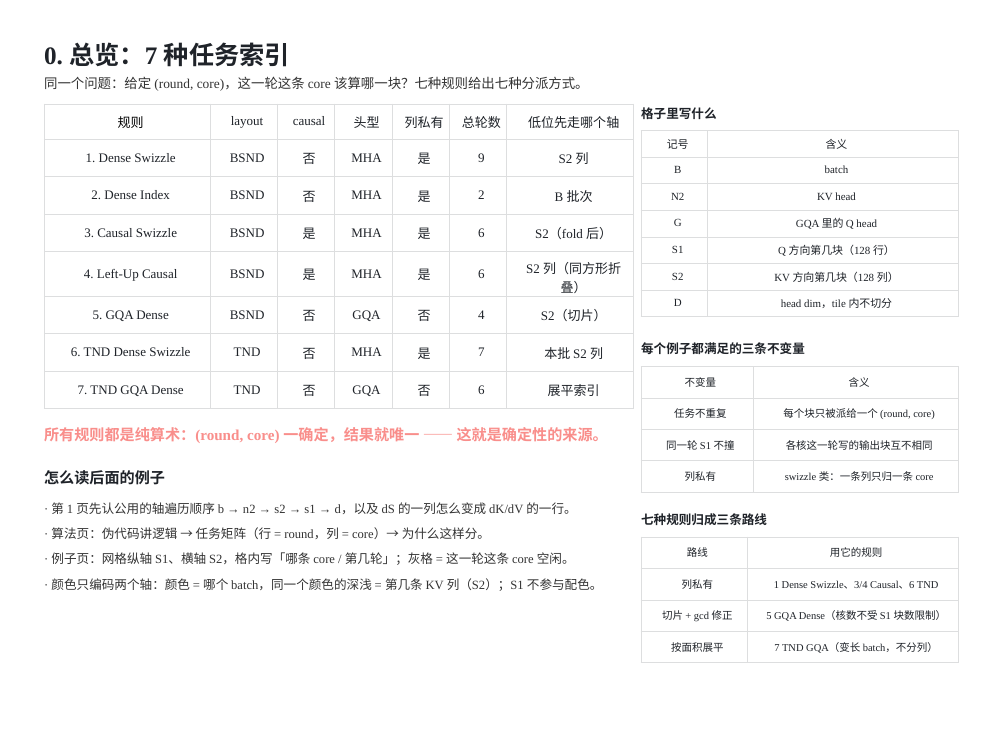
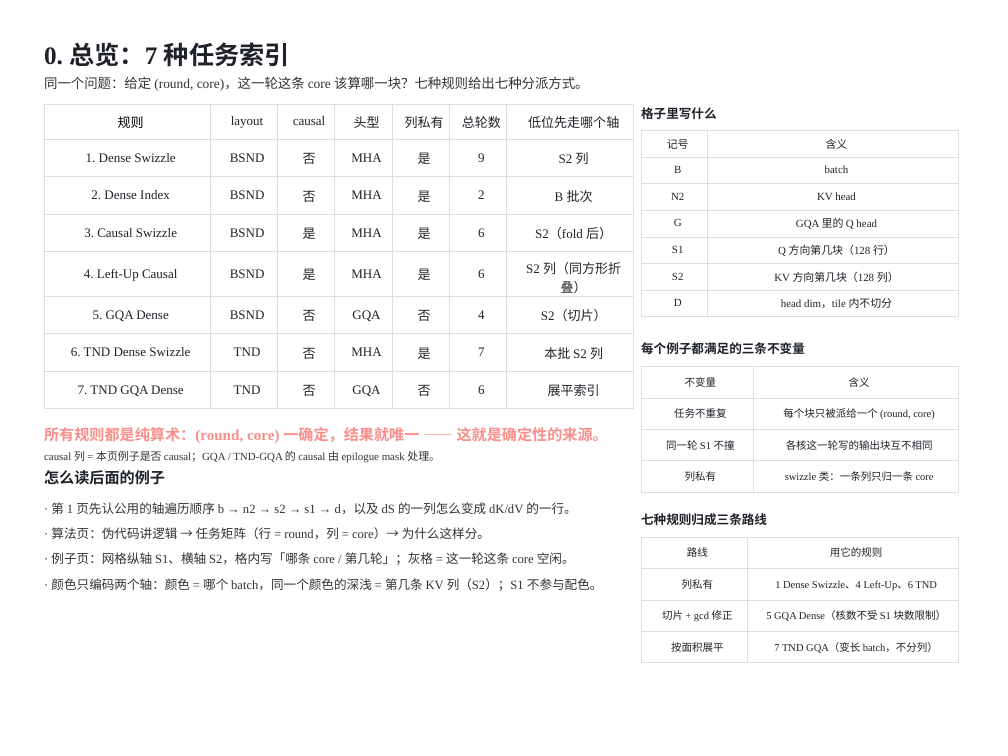
Before and after one commit to guomc9/SeeTen, a slide deck: slide 1 of cases/flash-attention-det-accum/out/v4-index-schedules.pptx. Drawn at 1008x756 pixels with LibreOffice and Linux fonts; fonts in the diff are those of the drawing. Boxes give left, top, right and bottom in pixels: in the first picture for what was removed or moved away, otherwise in the second. Text is boxed around its words. In the diff, an @@ line names an element or a change of style, - is before the commit and + after.

```diff
--- a/cases/flash-attention-det-accum/out/v4-index-schedules.pptx
+++ b/cases/flash-attention-det-accum/out/v4-index-schedules.pptx
@@ text added at (44,451,440,463), 13 pt, text #333333 @@
+causal 列 = 本页例子是否 causal；GQA / TND-GQA 的 causal 由 epilogue mask 处理。
@@ table at (641,537,958,663) @@
-row 2, column 2: 1 Dense Swizzle、3/4 Causal、6 TND
+row 2, column 2: 1 Dense Swizzle、4 Left-Up、6 TND
```
Also in this commit, not shown: 12 other slides changed, 8 other files.
